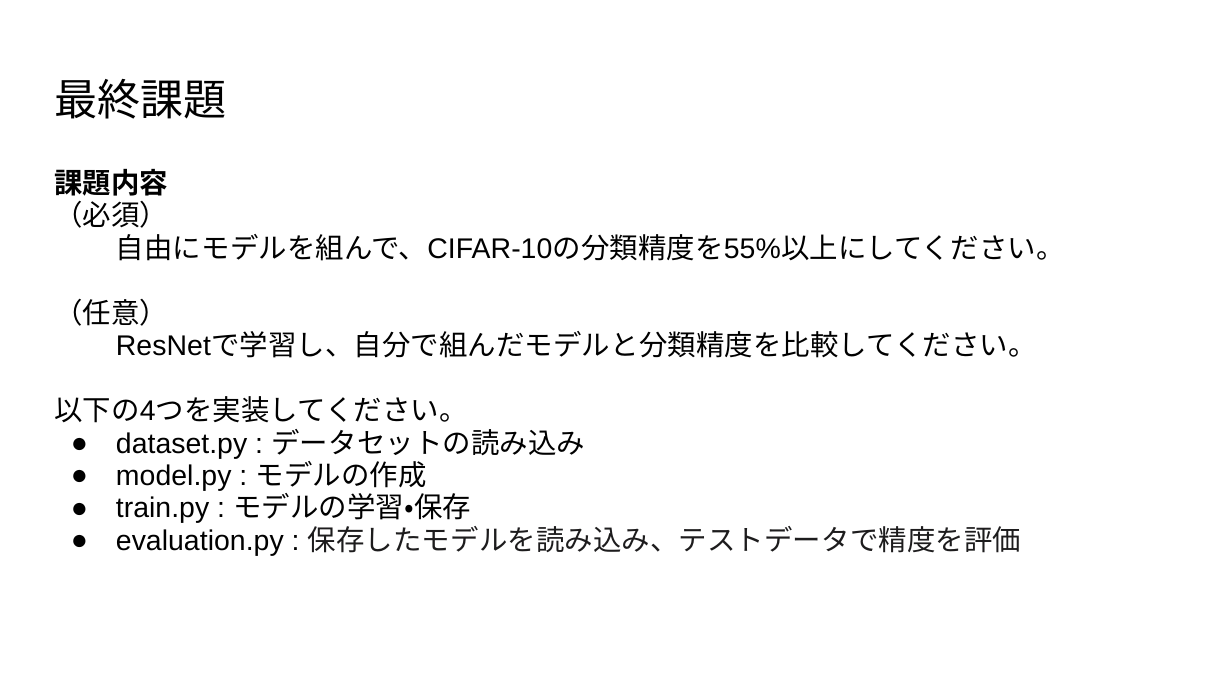
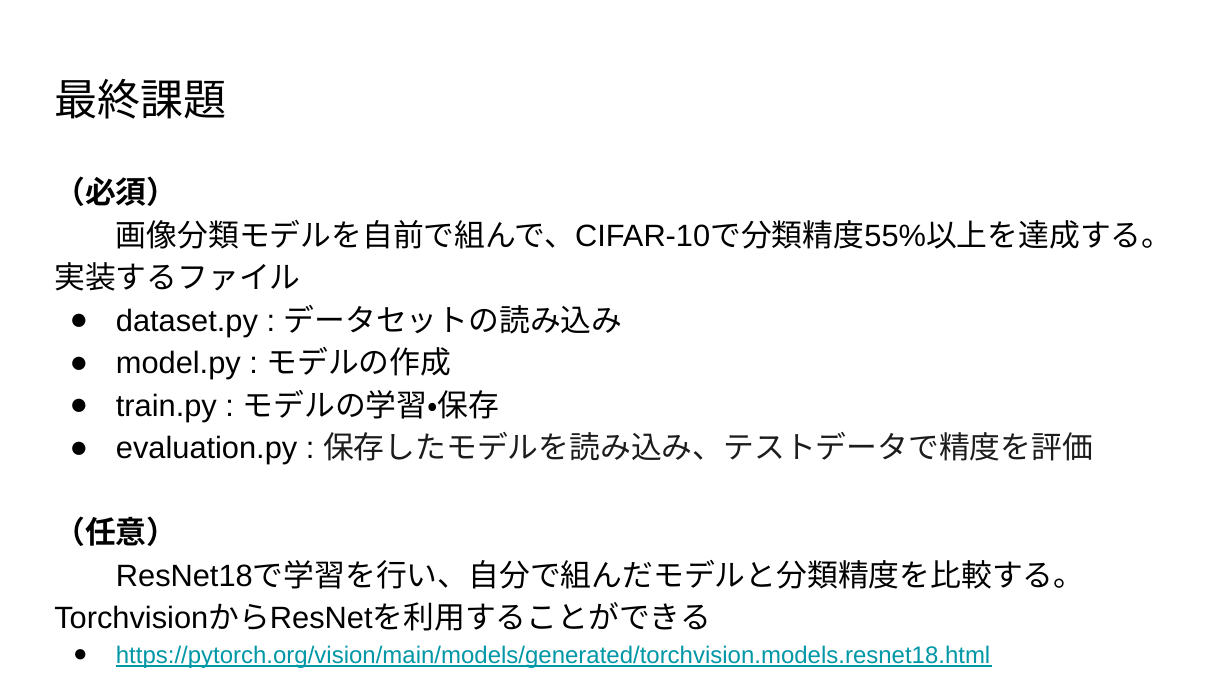
Before and after one commit to shun74/pytorch-training, a slide deck: slide 15 of slides/08/PyTorch講座8.pptx. Drawn at 1232x693 pixels with LibreOffice and Linux fonts; fonts in the diff are those of the drawing. Boxes give left, top, right and bottom in pixels: in the first picture for what was removed or moved away, otherwise in the second. Text is boxed around its words. In the diff, an @@ line names an element or a change of style, - is before the commit and + after.

Commit message:
fix slides

```diff
--- a/slides/08/PyTorch講座8.pptx
+++ b/slides/08/PyTorch講座8.pptx
@@ text at <box>54,169,168,196</box>: paragraph removed @@
-課題内容
@@ text at <box>54,176,1093,464</box>: size 16.6 to 18 pt in "（必須）", "dataset.py : データセットの読み込み", "model.py : モデルの作成", "train.py : モデルの学習・保存" and 1 more places; bold on in "（必須）"; line spacing 0.95 to 1.15; indent changed @@
@@ text at <box>54,220,1173,291</box>: text changed; size 16.6 to 18 pt @@
-自由にモデルを組んで、CIFAR-10の分類精度を55%以上にしてください。
-（任意）
-  ResNetで学習し、自分で組んだモデルと分類精度を比較してください。
-以下の4つを実装してください。
+画像分類モデルを自前で組んで、CIFAR-10で分類精度55%以上を達成する。
+実装するファイル
@@ text at <box>54,516,1085,668</box>: paragraphs added @@
+（任意）
+  ResNet18で学習を行い、自分で組んだモデルと分類精度を比較する。
+TorchvisionからResNetを利用することができる
+● https://pytorch.org/vision/main/models/generated/torchvision.models.resnet18.html
```
Also in this commit, not shown: 1 other file.
